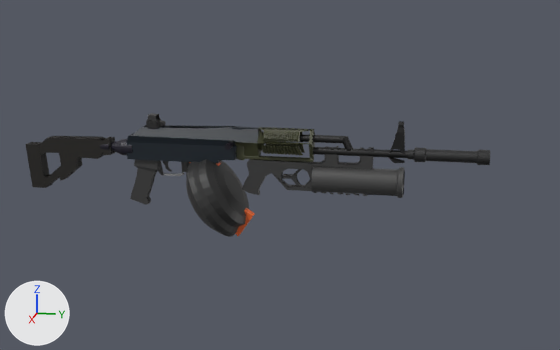
The FBX model myak74.fbx as it was, and as the next commit left it.
Both versions are drawn from a 50 mm lens placed at (8.45, 2.53, 1.99), pointed at (-0.05, 0.83, -0.13). Every picture has the same lights, and +X, +Y and +Z are marked at lower left. Where no turn or scale is listed for an object, it has been applied to the vertices. Vertices at the same position are counted once.

The first picture shows '11_AKDrumMag', '12_AKSupressor', '1_handguard', '2_GL', '2_tube', '3_AK74 mag', '4_Stock', '5_ReceiverCover', '7_HandguardFront', '8_Berrel'.
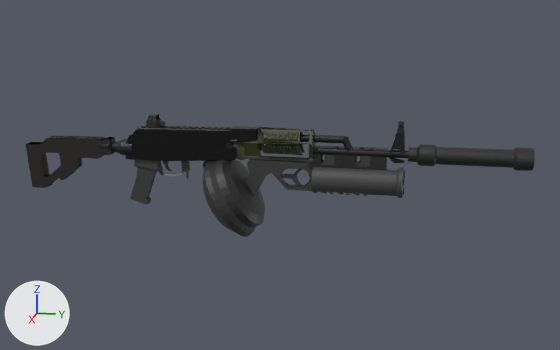
Commit message: Sights added

Boxes [x1, y1, x2, y2] around the edits, measured in the pictures (560 x 350 px):
'11_AKDrumMag', moved, turned
    before: [186, 159, 249, 237]
    after: [203, 159, 265, 237]
'5_ReceiverCover', reshaped, moved, rescaled, turned
    before: [127, 125, 259, 163]
    after: [125, 125, 259, 161]
'12_AKSupressor', moved, turned, rescaled
    before: [408, 147, 490, 165]
    after: [408, 144, 535, 171]
'2_AimSightsGL', added (black)
    after: [309, 145, 388, 170]
'3_AK74 mag', deleted
    before: [189, 162, 255, 236]
part 1 of me_cube_011, deleted
    before: [144, 125, 232, 128]
part 2 of me_cube_011, deleted (black)
    before: [127, 126, 259, 163]
part 3 of me_cube_011, built on (black)
    after: [125, 125, 259, 161]

What the commit changed:
Material 'Material.014' (mat_material_014) is new.
Its base color is (0.0, 0.0, 0.0) (black #000000).
Its metallic is 0.261.
Its roughness is 0.391.
me_cube_011 is used by ob_5_receivercover; parent ob_empty; location (0.0, 1.19, 0.0); rotation (-1.571, 0.0, 0.0), in degrees (-90, 0, 0); scale (0.474, 1.87, 0.474).
me_cube_011 had 678 vertices, 643 faces and spanned x -0.227..0.227, y -0.517..0.321, z 0.007..0.893.
me_cube_011 no longer uses material mat_material_006 (black #111e28).
me_cube_011 now has 424 vertices, 348 faces and spans x -0.301..0.301, y -3.852..2.292, z 0.004..1.628.
me_cube_011 part 1: the loose piece of 570 vertices spanning x -0.062..0.062, y -0.408..0.148, z 0.8..0.893 is deleted.
me_cube_011 part 2: the loose piece of 53 vertices spanning x -0.067..0.227, y -0.517..0.321, z 0.007..0.885 is deleted.
me_cube_011 part 3: 2 vertices removed from x -0.067..0.067, y -0.335, z 0.815; 424 vertices added at x -0.301..0.301, y -3.852..2.292, z 0.004..1.628.
me_cube_011 now uses material mat_material_014 (black #000000).
Mesh me_cube_015 is new.
It has 72 vertices, 56 faces and spans x -0.36..0.36, y -2.74..8.34, z -0.49..0.49.
It uses material mat_material_006 (black #111e28).
In object '11_AKDrumMag' (ob_11_akdrummag), parent is no longer ob_empty.
Object '11_AKDrumMag' (ob_11_akdrummag) moves from (0.0, 0.891, -0.102) to (-0.0146, 0.291, -0.293).
Object '11_AKDrumMag' (ob_11_akdrummag) turns from (90, 87, 90) to (90, -2.9, 90) degrees about x, y and z.
In object '12_AKSupressor' (ob_12_aksupressor), parent is no longer ob_empty.
Object '12_AKSupressor' (ob_12_aksupressor) moves from (0.0, 1.373, -2.714) to (0.0, 2.947, 0.183).
Object '12_AKSupressor' (ob_12_aksupressor) turns from (0, -90, 0) to (90, 0, -90) degrees about x, y and z.
Object '12_AKSupressor' (ob_12_aksupressor) is rescaled from (0.245, 0.245, 0.245) to (0.369, 0.369, 0.369).
Object '3_AK74 mag' (ob_3_ak74_mag) is deleted.
In object '5_ReceiverCover' (ob_5_receivercover), parent is no longer ob_empty.
Object '5_ReceiverCover' (ob_5_receivercover) turns from (-90, 0, 0) to (0, 0, 0) degrees about x, y and z.
Object '5_ReceiverCover' (ob_5_receivercover) moves from (0.0, 1.19, 0.0) to (0.0, 0.0, 0.0).
Object '5_ReceiverCover' (ob_5_receivercover) is rescaled from (0.474, 1.87, 0.474) to (0.257, 0.257, 0.257).
Object '2_AimSightsGL' (ob_2_aimsightsgl) is new; it shows me_cube_015.
Its location is (-0.044, 1.385, 0.1).
Its scale is (0.2, 0.0782, 0.239).
